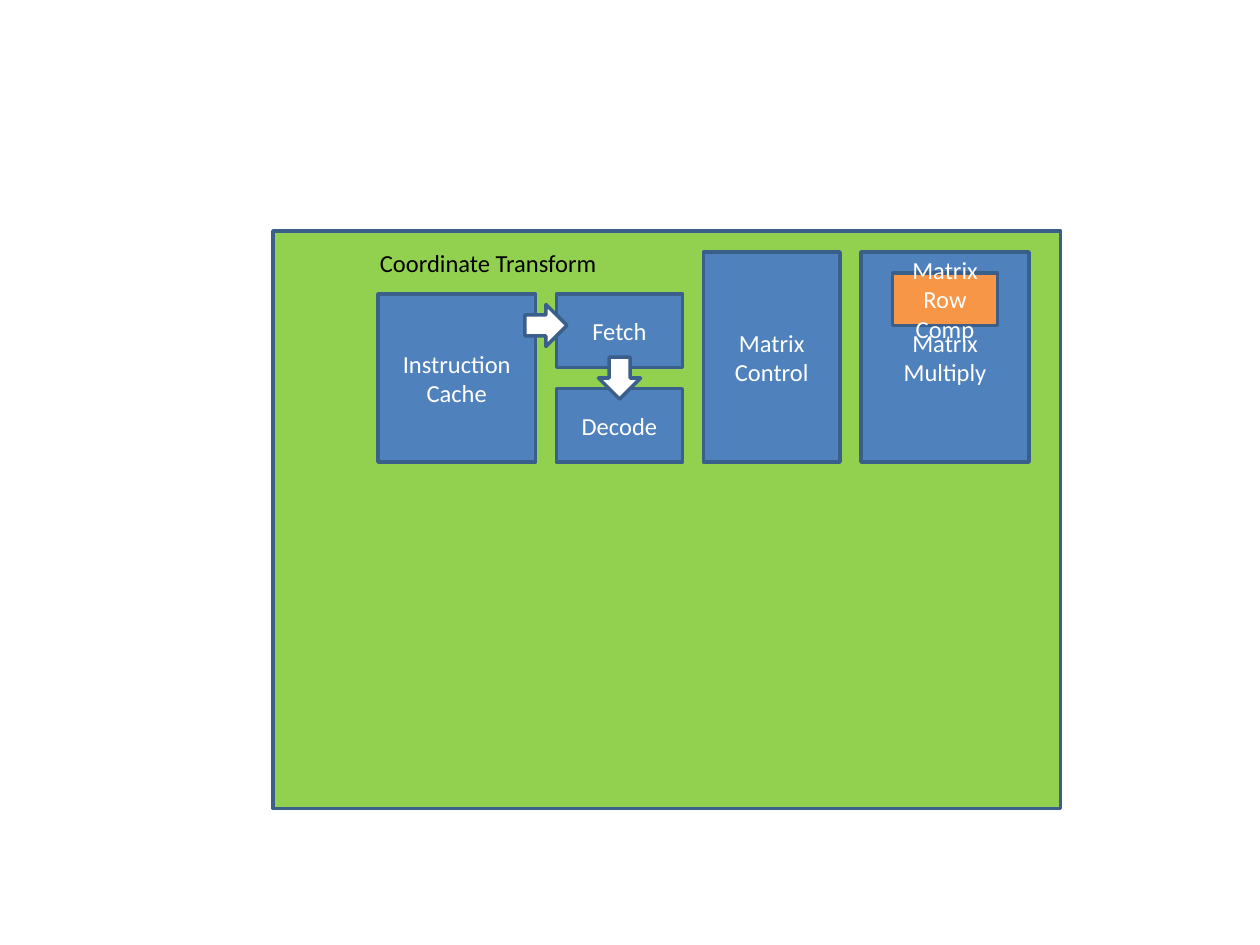
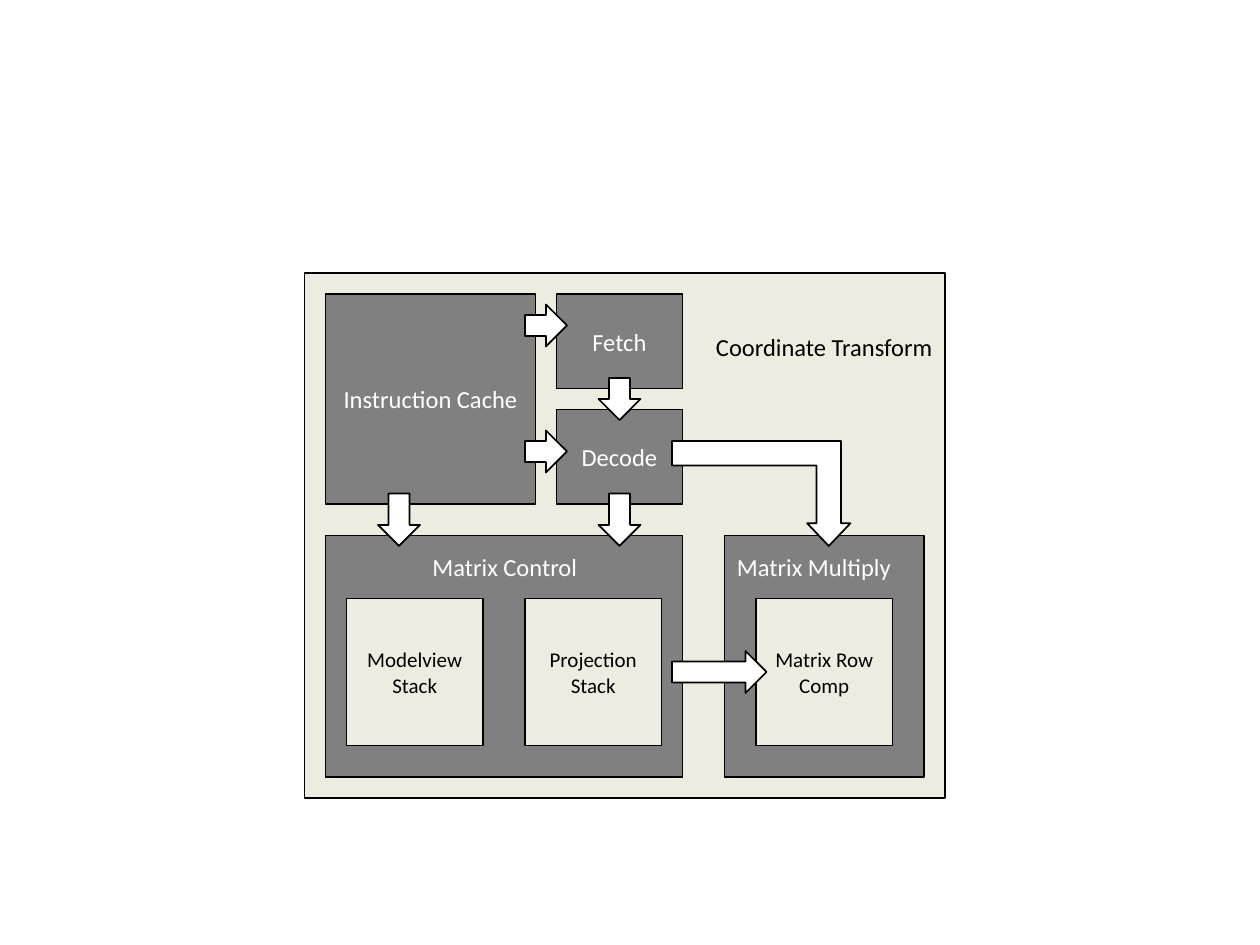
Before and after one commit to lzw545/opengg, a slide deck: slide 2 of doc/Final Report/system_diagram.pptx. Drawn at 1260x945 pixels with LibreOffice and Linux fonts; fonts in the diff are those of the drawing. Boxes give left, top, right and bottom in pixels: in the first picture for what was removed or moved away, otherwise in the second. Text is boxed around its words. In the diff, an @@ line names an element or a change of style, - is before the commit and + after.

Commit message:
coordinate atransform figure

```diff
--- a/doc/Final Report/system_diagram.pptx
+++ b/doc/Final Report/system_diagram.pptx
@@ rectangle: place and size @@
-rectangle at box(273, 231, 1061, 808)
+rectangle at box(305, 273, 945, 799)
@@ rectangle at box(305, 273, 945, 799): fill #92D050 to #EEECE1; outline #3A5F8C 2 pt to #000000 1 pt @@
@@ fill #4F81BD to #808080; outline #3A5F8C 2 pt to #000000 1 pt in 3 elements at box(557, 294, 683, 388), box(557, 410, 683, 504), box(325, 294, 536, 504) @@
@@ rectangle "Instruction Cache": place and size @@
-rectangle "Instruction Cache" at box(378, 294, 536, 461)
+rectangle "Instruction Cache" at box(325, 294, 536, 504)
@@ rectangle "Fetch": place and size @@
-rectangle "Fetch" at box(557, 294, 683, 367)
+rectangle "Fetch" at box(557, 294, 683, 388)
@@ right arrow at box(525, 305, 567, 346): outline #3A5F8C 2 pt to #000000 1 pt @@
@@ text "Coordinate Transform": place and size @@
-text "Coordinate Transform" at box(380, 255, 596, 272)
+text "Coordinate Transform" at box(716, 339, 932, 356)
@@ right arrow at box(598, 378, 640, 420): outline #3A5F8C 2 pt to #000000 1 pt @@
@@ right arrow: place and size @@
-right arrow at box(598, 357, 640, 398)
+right arrow at box(598, 378, 640, 420)
@@ rectangle "Decode": place and size @@
-rectangle "Decode" at box(557, 388, 683, 461)
+rectangle "Decode" at box(557, 410, 683, 504)
@@ right arrow added at box(525, 431, 567, 472), fill #FFFFFF, outline #000000 1 pt @@
@@ bent up arrow added at box(672, 441, 850, 546), fill #FFFFFF, outline #000000 1 pt @@
@@ right arrow added at box(379, 493, 420, 546), fill #FFFFFF, outline #000000 1 pt @@
@@ right arrow added at box(599, 493, 641, 546), fill #FFFFFF, outline #000000 1 pt @@
@@ rectangle added at box(325, 536, 682, 777), fill #808080, outline #000000 1 pt @@
@@ rectangle added at box(724, 536, 924, 777), fill #808080, outline #000000 1 pt @@
@@ text "Matrix Control" at box(432, 559, 577, 576): alignment centre to left; vertical alignment middle to top; fill #4F81BD to none; outline #3A5F8C 2 pt to none @@
@@ text "Matrix Control": place and size @@
-text "Matrix Control" at box(703, 252, 839, 462)
+text "Matrix Control" at box(432, 559, 577, 576)
@@ text "Matrix Multiply": place and size @@
-text "Matrix Multiply" at box(861, 252, 1028, 462)
+text "Matrix Multiply" at box(737, 559, 891, 580)
@@ text "Matrix Multiply" at box(737, 559, 891, 580): alignment centre to left; vertical alignment middle to top; fill #4F81BD to none; outline #3A5F8C 2 pt to none @@
@@ rectangle added at box(346, 598, 483, 746), fill #EEECE1, outline #000000 1 pt, 12 pt, text #000000 @@
+Modelview Stack
@@ rectangle added at box(525, 598, 662, 746), fill #EEECE1, outline #000000 1 pt, 12 pt, text #000000 @@
+Projection Stack
@@ rectangle "Matrix Row Comp": place and size @@
-rectangle "Matrix Row Comp" at box(892, 273, 997, 326)
+rectangle "Matrix Row Comp" at box(756, 598, 892, 746)
@@ rectangle "Matrix Row Comp" at box(756, 598, 892, 746): size 14 to 12 pt, text colour #FFFFFF to #000000; fill #F79646 to #EEECE1; outline #3A5F8C 2 pt to #000000 1 pt @@
@@ right arrow added at box(672, 651, 766, 693), fill #FFFFFF, outline #000000 1 pt @@
```
Also in this commit, not shown: 1 other slide changed, 4 other files.
